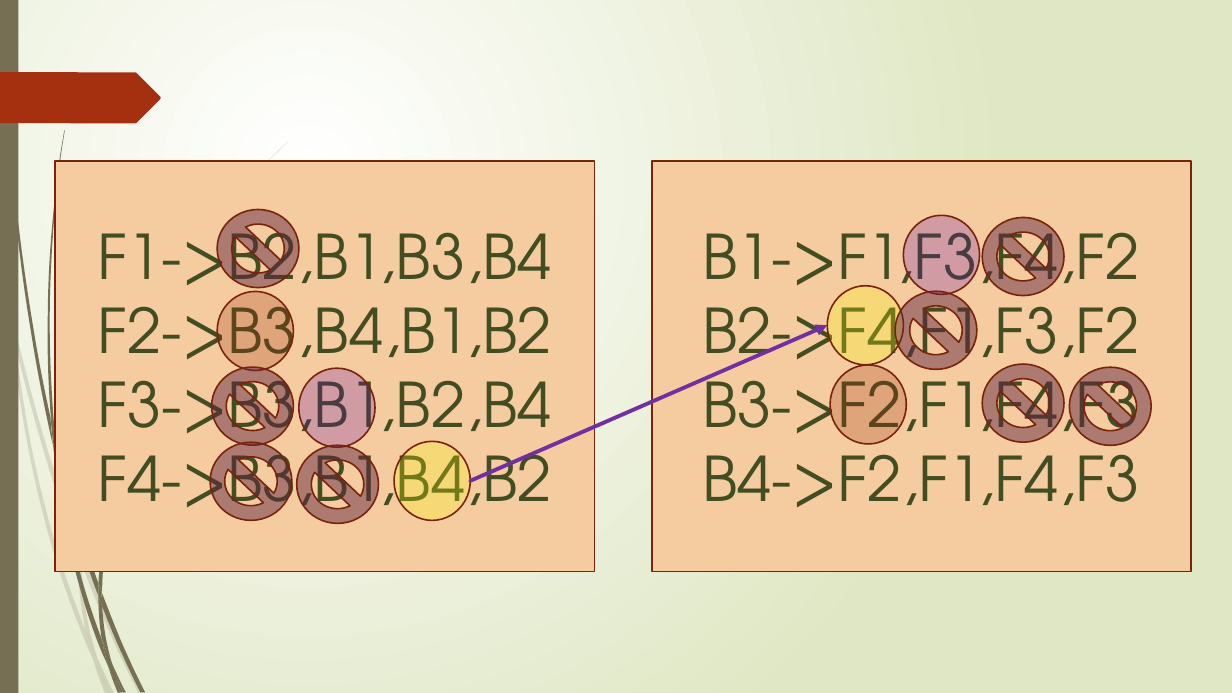
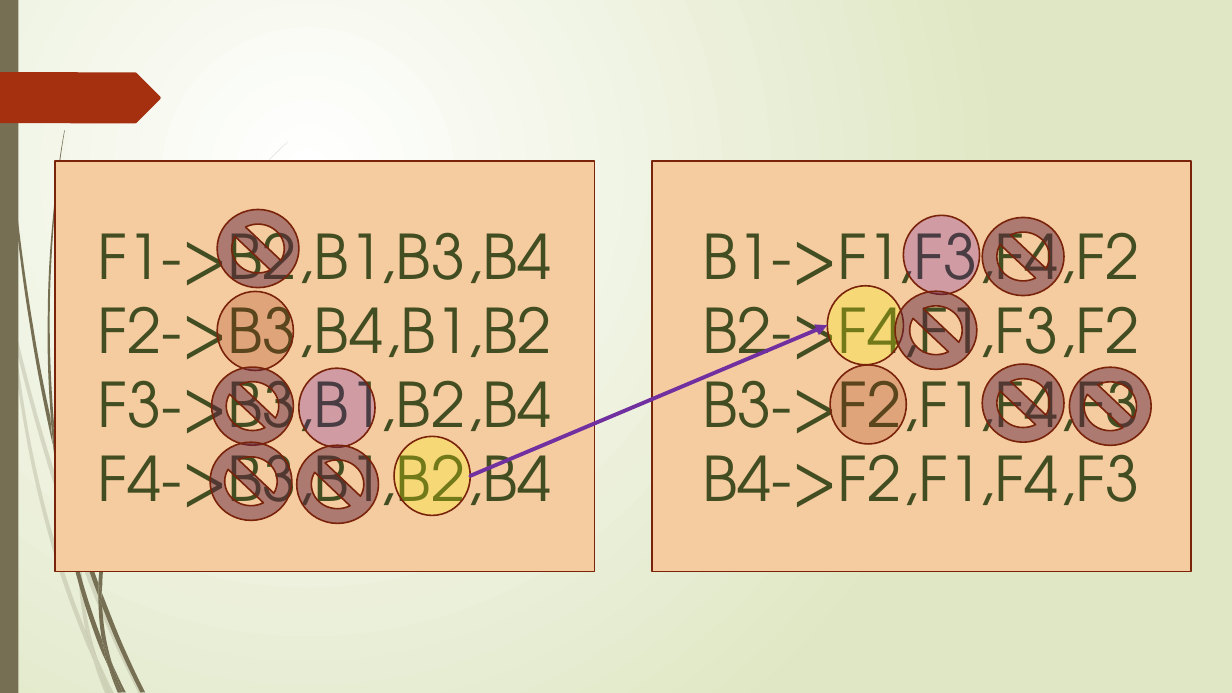
Before and after one commit to mariru27/Hospitals-Residents-Problem-gale-shapley-algorithm-, a slide deck: slide 11 of Gale-Shapley.pptx. Drawn at 1232x693 pixels with LibreOffice and Linux fonts; fonts in the diff are those of the drawing. Boxes give left, top, right and bottom in pixels: in the first picture for what was removed or moved away, otherwise in the second. Text is boxed around its words. In the diff, an @@ line names an element or a change of style, - is before the commit and + after.

```diff
--- a/Gale-Shapley.pptx
+++ b/Gale-Shapley.pptx
@@ arrow moved from (470, 481) - (827, 325) to (470, 476) - (827, 325) @@
@@ text in rectangle at [98, 437, 552, 524]: text changed @@
-F4->B3,B1,B4,B2
+F4->B3,B1,B2,B4
@@ ellipse: place and size @@
-ellipse at [394, 442, 470, 521]
+ellipse at [394, 436, 470, 516]
```
Also in this commit, not shown: 9 other slides changed, 2 slides added, 1 slide removed, 2 other files.
